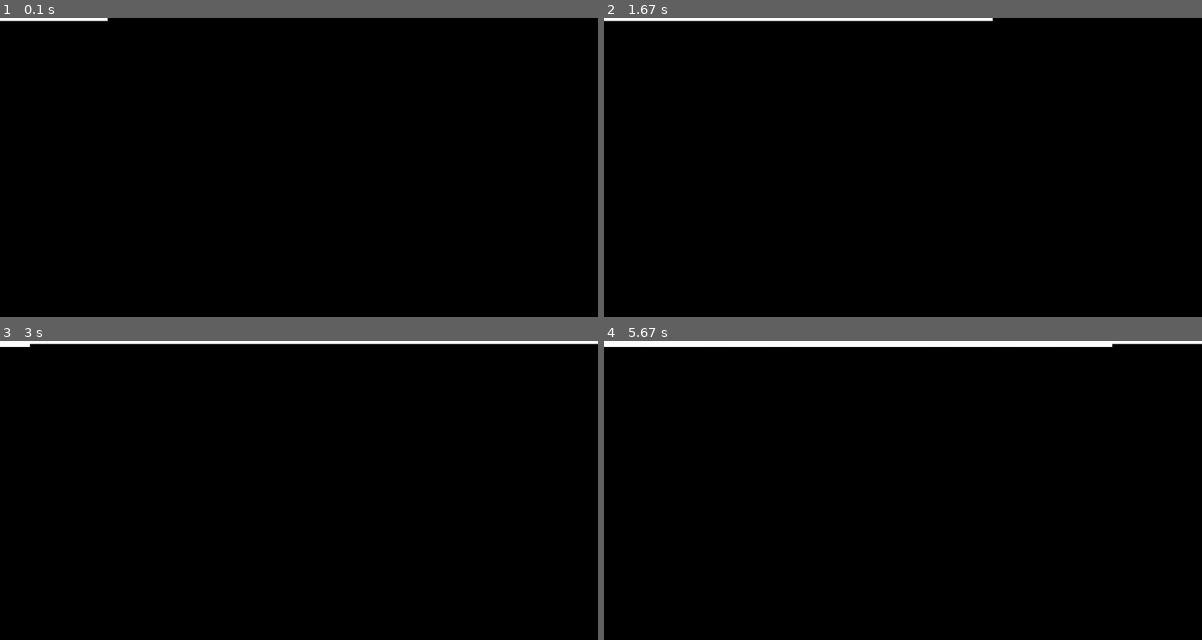
Above: before the commit, frames 1-4 (two rows, left to right).
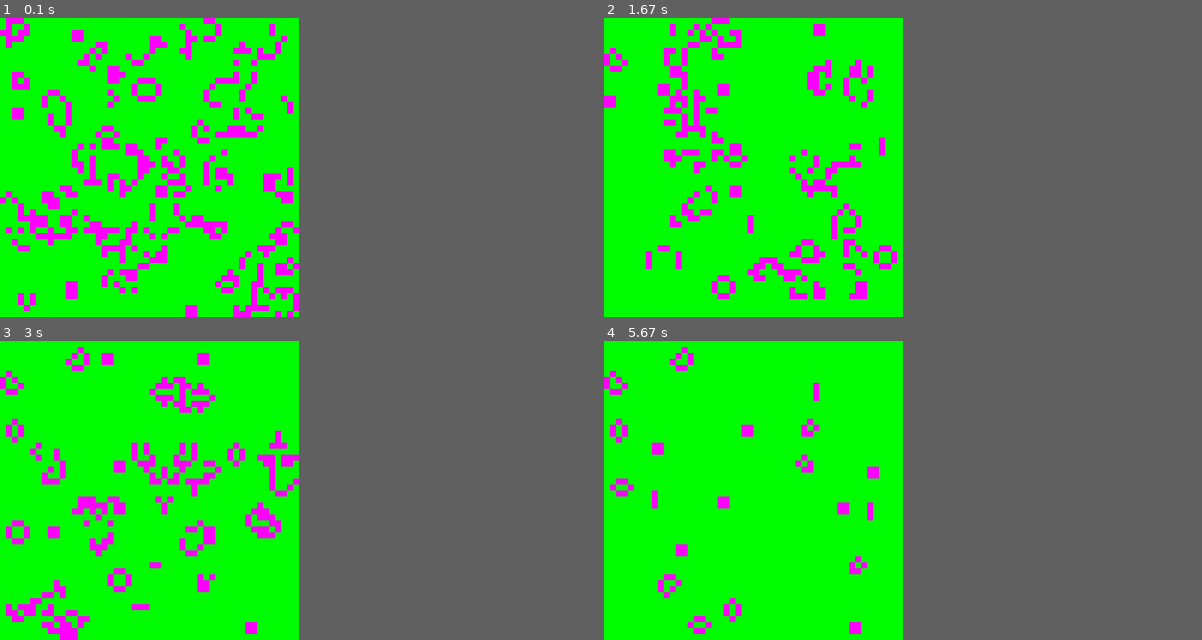
Above: after the commit, the same moments.

Repository: piotrksiazek/Pygame-of-Life
Game: pygame game, started from main.py
Same seed, same stepped clock (60 frames per second), same inputs: the game is played once before the commit and once after it.
Inputs:
- Up to frame 1 (0.1 s): no input
- Up to frame 2 (1.67 s): no input
- Up to frame 3 (3 s): no input
- Up to frame 4 (5.67 s): no input
In our replay, the window is 900x450 before the commit and 450x450 after it. These sizes can differ from the game's own. Grey fills any space a smaller window leaves; there, only what the larger window draws over its background counts as a difference.

The runs differ from the first frame. In frame 1, 50% of the frame differs, in the area x 0-50%, y 0-100%; in frame 2, 50%; in frame 3, 51%; in frame 4, 51%, in the area x 0-100%, y 0-100%.

Commit message:
dziala, wersja podstawowa

Diff:
--- a/main.py
+++ b/main.py
@@ -8,7 +8,7 @@
 class Cell:
     """Class that stores state of each individual cell"""
     def __init__(self):
-        self.status = 0
+        self.status = randint(0,1)
         self.number_of_neighbours = 0
 
     def change_status(self):
@@ -138,6 +138,7 @@
                 else:
                     pygame.draw.rect(screen, self.settings.dead_color, cell_rect)
 
+        return next_generation
 class GameOfLife:
     """General class control game behaviour"""
     def __init__(self):
@@ -153,11 +154,12 @@
 
     def main(self):
         population = Population()
-        population.pre_game()
+        # population.pre_game()
         while True:
             self.check_events()
             # population.pre_game()
-            population.draw_grid(self.screen)
+            next_gen = population.draw_grid(self.screen)
+            population.grid = next_gen
             pygame.display.flip()
 
 gol = GameOfLife()
--- a/settings.py
+++ b/settings.py
@@ -1,9 +1,10 @@
 import pygame
+from random import randint
 
 class Settings:
     def __init__(self):
-        self.scr_width = 1000
+        self.scr_width = 500
         self.scr_height = 500
-        self.cell_size = 5
-        self.alive_color = (255,0,0)
-        self.dead_color = (255,255,255)
+        self.cell_size = 10
+        self.alive_color = (255,0,255)
+        self.dead_color = (0,255,0)
